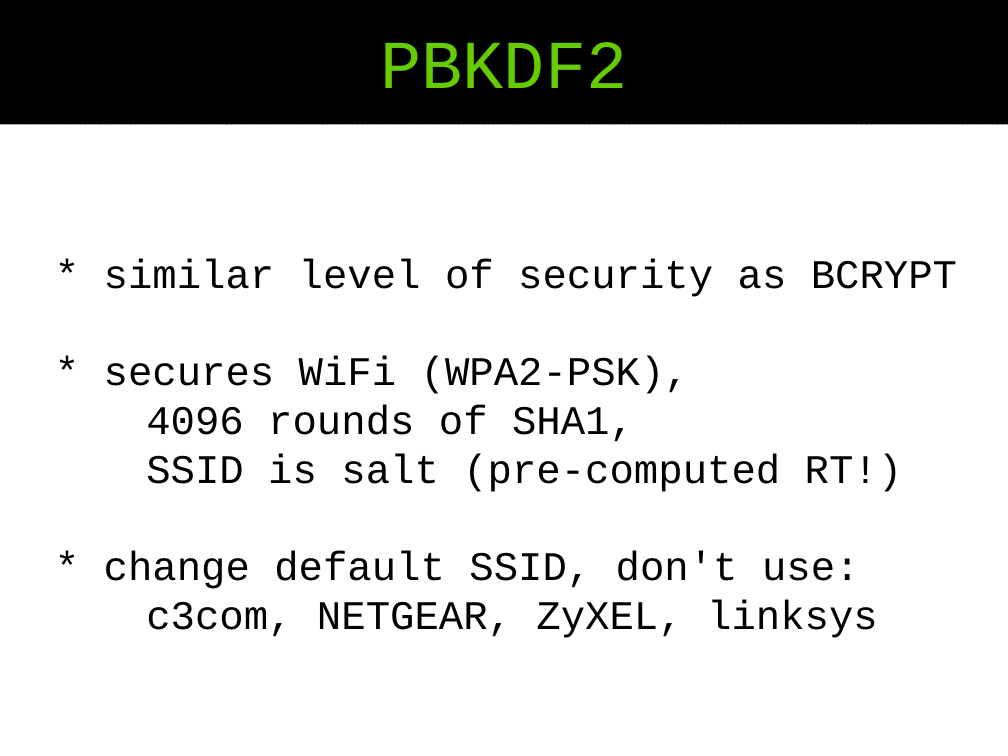
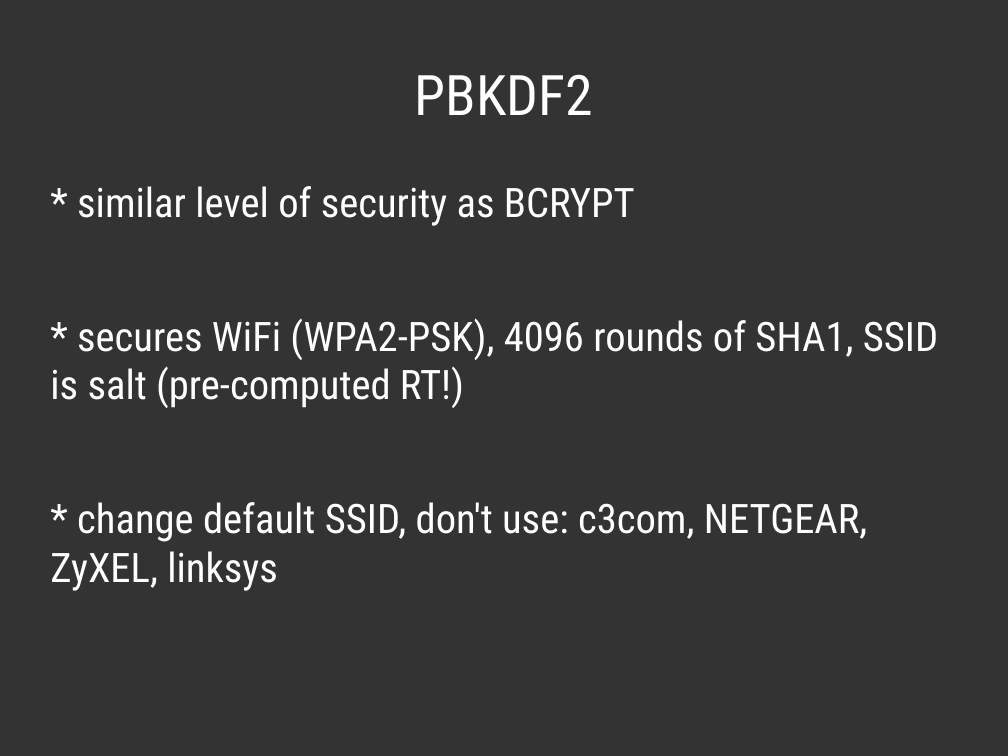
Before and after one commit to pjackowski/presentations, a slide deck: slide 22 of 04-password-security/04-password-security-slides-friday-lolz-02.odp. Drawn at 1008x756 pixels with LibreOffice and Linux fonts; fonts in the diff are those of the drawing. Boxes give left, top, right and bottom in pixels: in the first picture for what was removed or moved away, otherwise in the second. Text is boxed around its words. In the diff, an @@ line names an element or a change of style, - is before the commit and + after.

```diff
--- a/04-password-security/04-password-security-slides-friday-lolz-02.odp
+++ b/04-password-security/04-password-security-slides-friday-lolz-02.odp
@@ background #FFFFFF to #333333 @@
@@ title "PBKDF2": place and size @@
-title "PBKDF2" at (0,0,1008,124)
+title "PBKDF2" at (415,74,593,115)
@@ title "PBKDF2" at (415,74,593,115): size 54 to 44 pt, font Courier New to Roboto Condensed, text colour #66CC00 to #FFFFFF; fill pattern #000000 on #000000 to none @@
@@ text "* similar level of security ...": place and size @@
-text "* similar level of security ..." at (104,258,957,638)
+text "* similar level of security ..." at (50,186,938,591)
@@ text "* similar level of security ..." at (50,186,938,591): vertical alignment middle to top @@
@@ text at (77,186,635,226): font Courier New to Roboto Condensed, text colour #000000 to #FFFFFF in "* similar level of security as BCRYPT"; more space between paragraphs @@
@@ text at (50,318,938,591): text changed; font Courier New to Roboto Condensed; text colour #000000 to #FFFFFF @@
-* secures WiFi (WPA2-PSK),
-4096 rounds of SHA1,
-SSID is salt (pre-computed RT!)
-* change default SSID, don't use:
-c3com, NETGEAR, ZyXEL, linksys
+* secures WiFi (WPA2-PSK), 4096 rounds of SHA1, SSID is salt (pre-computed RT!)
+* change default SSID, don't use: c3com, NETGEAR, ZyXEL, linksys
```
Also in this commit, not shown: 45 other slides changed, 7 slides added, 2 slides removed, 5 other files.
